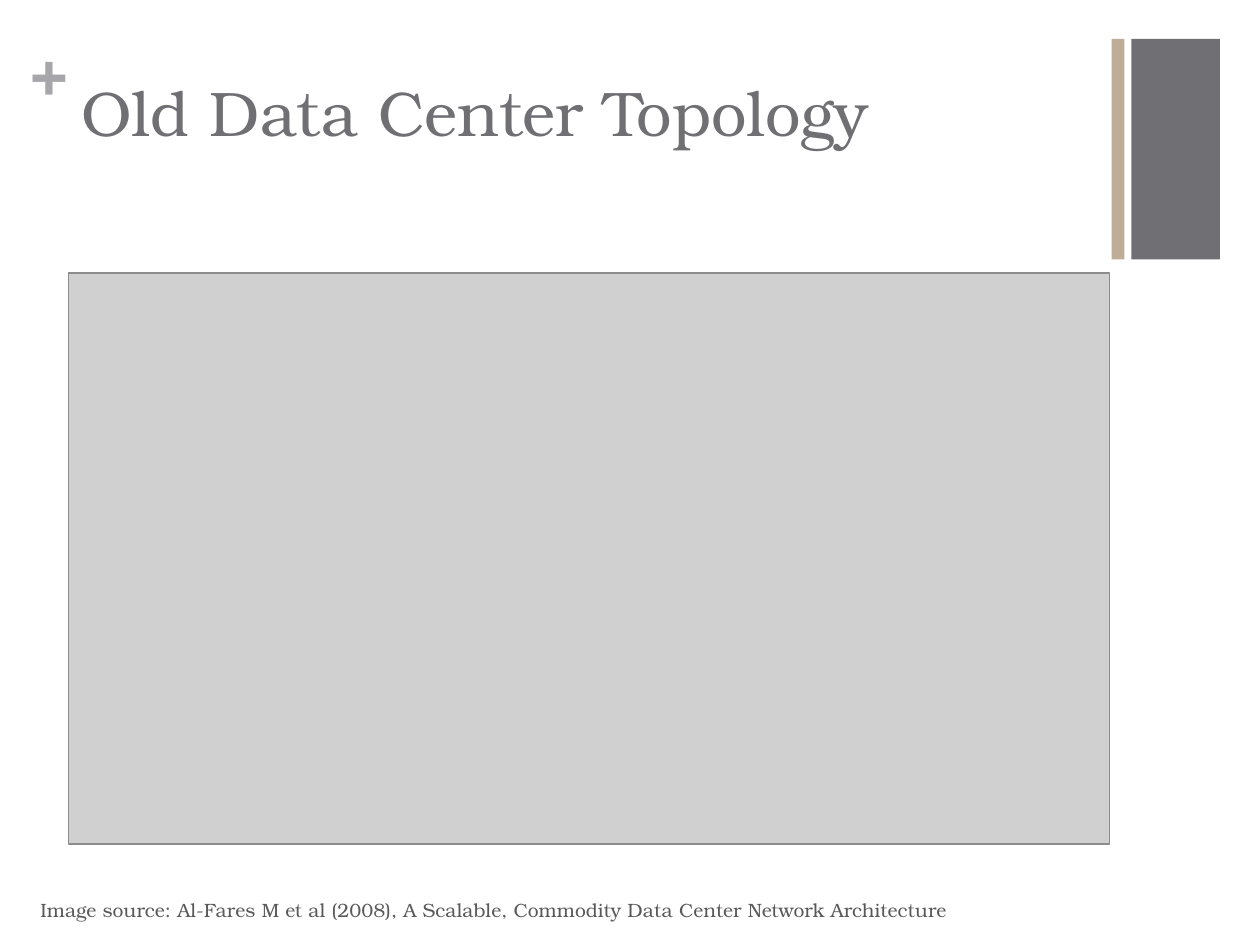
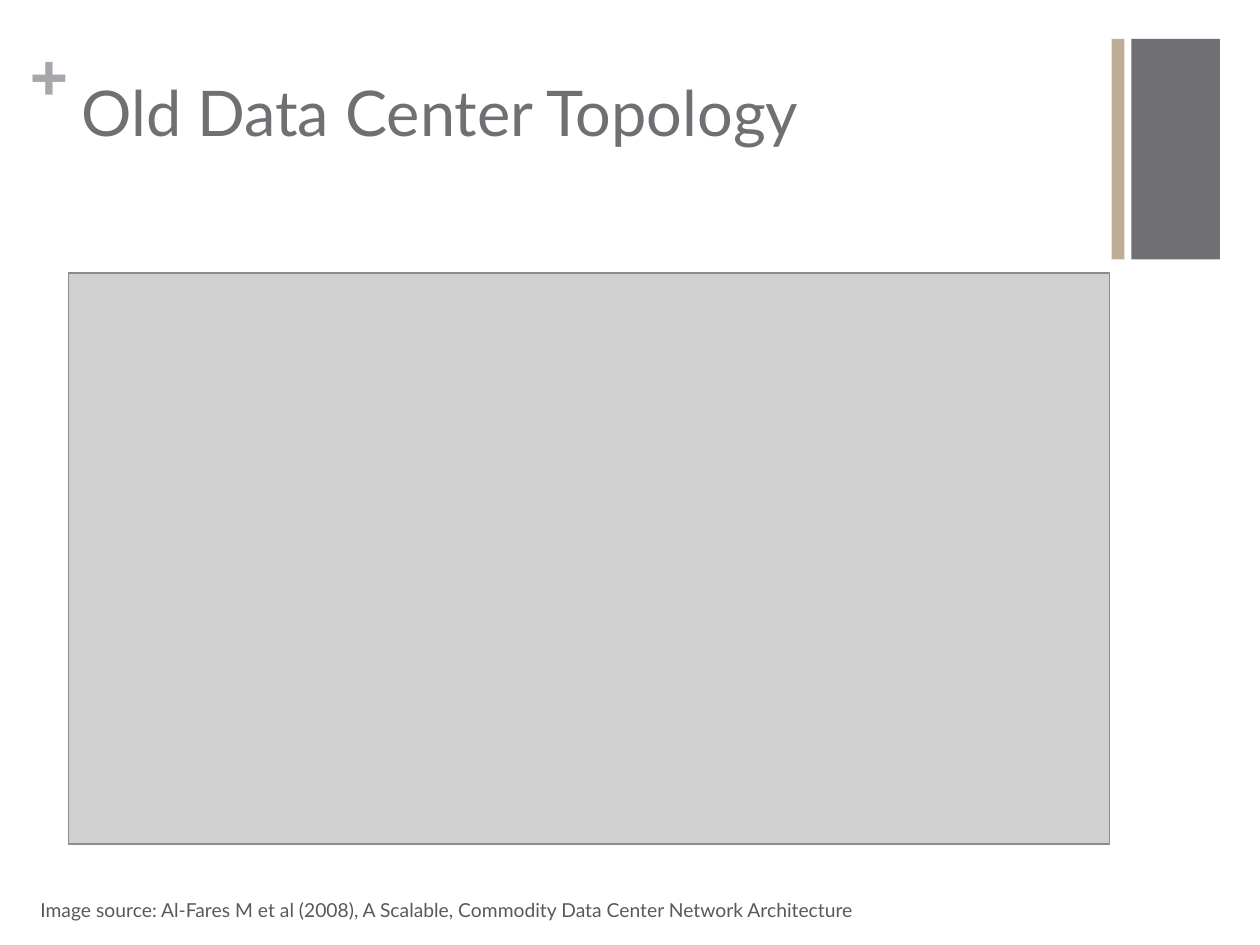
Before and after one commit to Fu-Yilei/Scalable-data-center-simulation, a slide deck: slide 2 of Presentation/presentation.pptx. Drawn at 1260x945 pixels with LibreOffice and Linux fonts; fonts in the diff are those of the drawing; grey boxes stand for pictures. Boxes give left, top, right and bottom in pixels: in the first picture for what was removed or moved away, otherwise in the second. Text is boxed around its words. In the diff, an @@ line names an element or a change of style, - is before the commit and + after.

```diff
--- a/Presentation/presentation.pptx
+++ b/Presentation/presentation.pptx
@@ title "Old Data Center Topology" at (x1=81, y1=89, x2=798, y2=148): font TeX Gyre Bonum to Lato @@
@@ text "Image source: Al-Fares M et ..." at (x1=40, y1=902, x2=852, y2=921): font TeX Gyre Bonum to Lato @@
```
Also in this commit, not shown: 9 other slides changed, 1 slide added, 8 other files.
